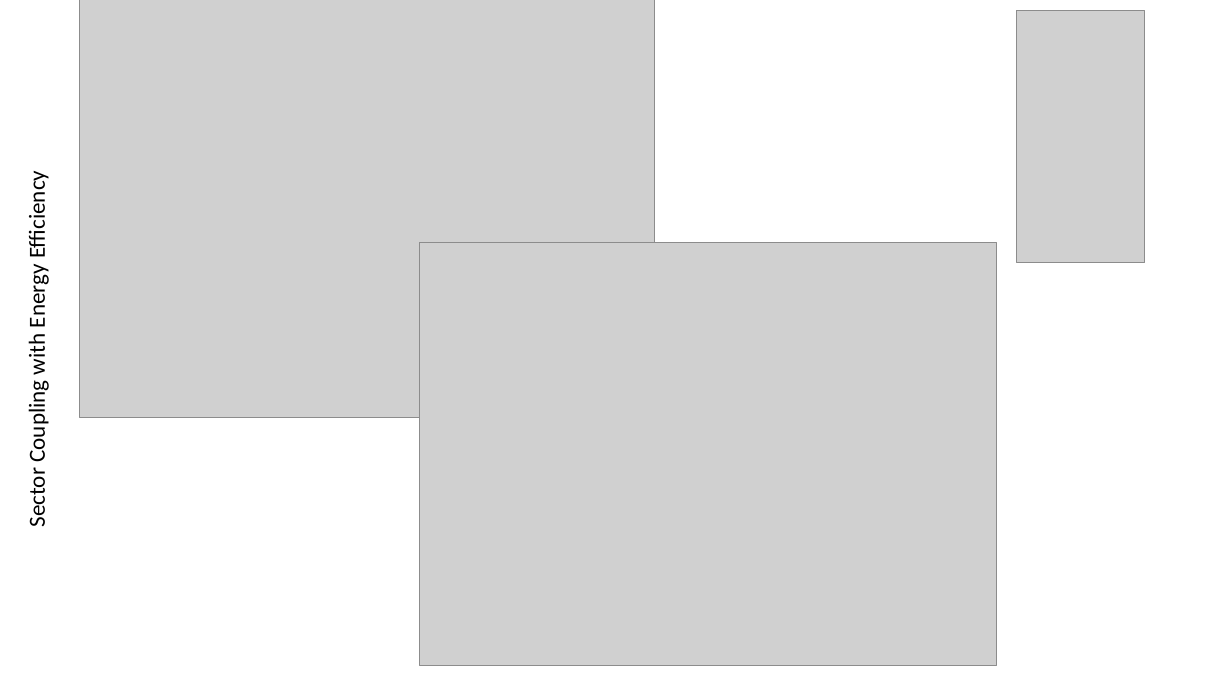
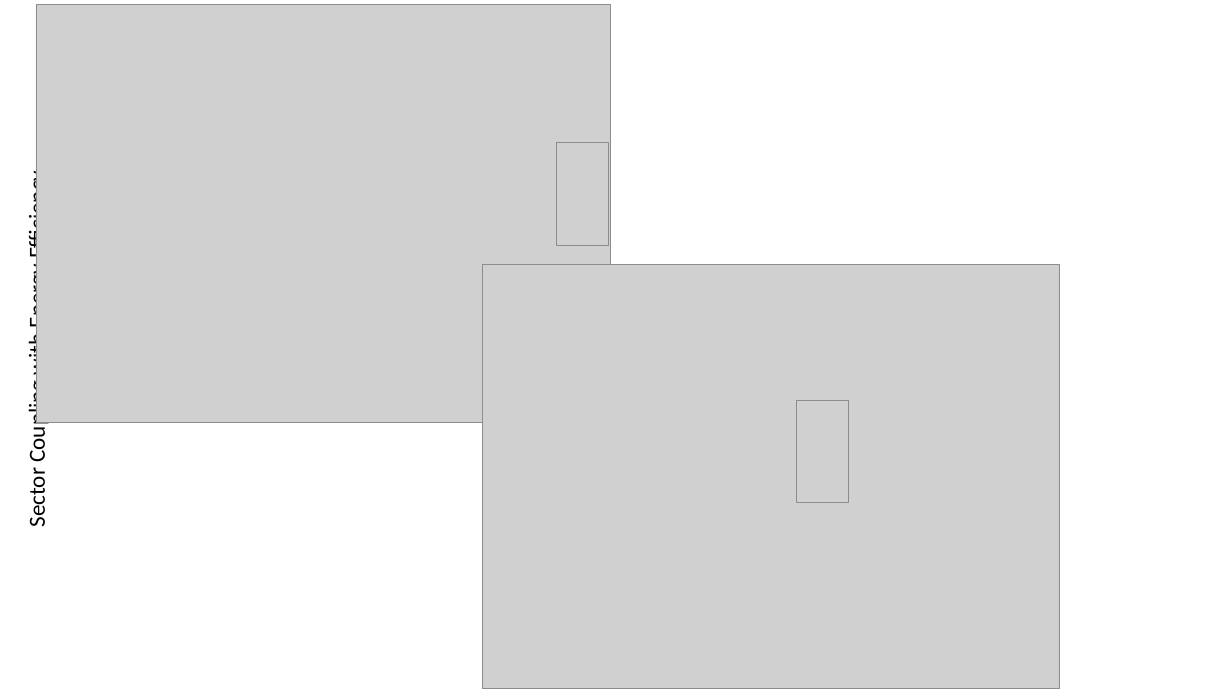
Before and after one commit to TahaAhmedSiddiqui/Energy-Modelling---Isle-of-Eigg, a slide deck: slide 11 of 5. Results/Results.pptx. Drawn at 1232x693 pixels with LibreOffice and Linux fonts; fonts in the diff are those of the drawing; grey boxes stand for pictures. Boxes give left, top, right and bottom in pixels: in the first picture for what was removed or moved away, otherwise in the second. Text is boxed around its words. In the diff, an @@ line names an element or a change of style, - is before the commit and + after.

```diff
--- a/5. Results/Results.pptx
+++ b/5. Results/Results.pptx
@@ picture: place and size @@
-picture at bbox=[79, 0, 654, 418]
+picture at bbox=[36, 5, 611, 422]
@@ picture: place and size @@
-picture at bbox=[1017, 10, 1145, 262]
+picture at bbox=[557, 143, 609, 246]
@@ picture: place and size @@
-picture at bbox=[420, 242, 996, 665]
+picture at bbox=[482, 265, 1059, 689]
@@ picture added at bbox=[797, 400, 848, 503] @@
```
Also in this commit, not shown: 8 other slides changed, 1 slide added, 1 slide removed, 48 other files.
